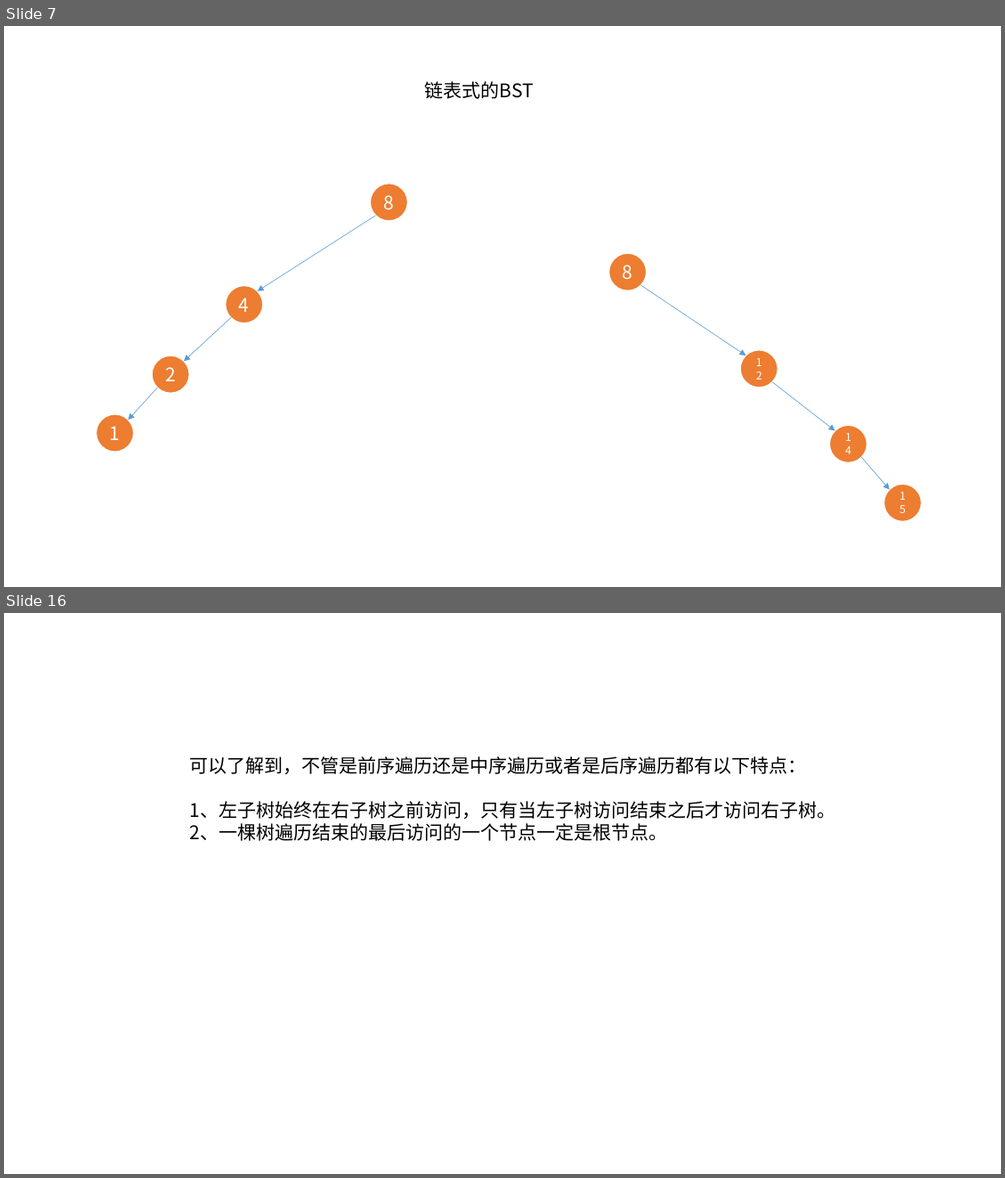
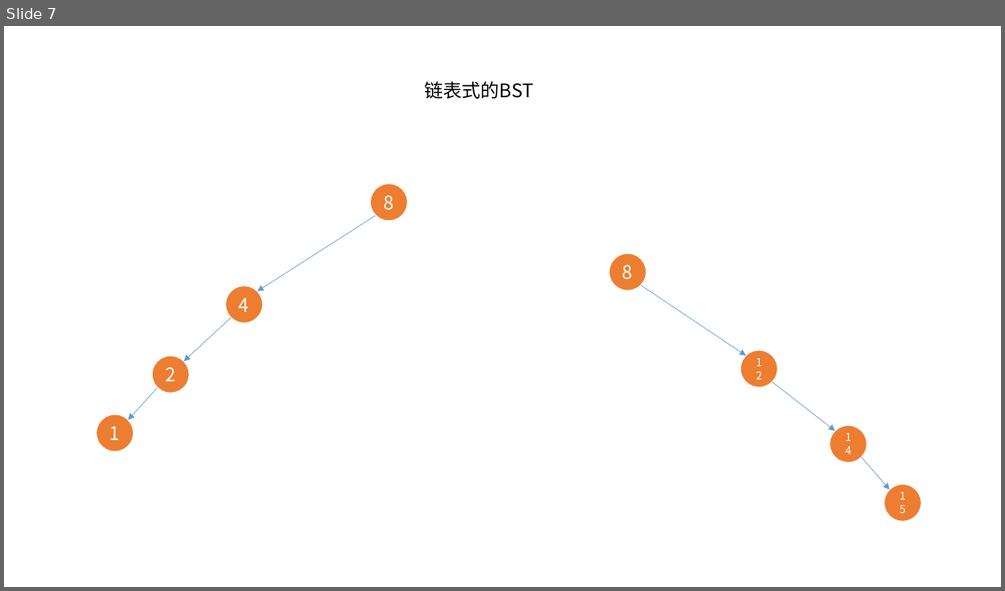
Before and after one commit to xiangming-fang/datastructure_arithmetic, a slide deck: ppt/bst.pptx. Shown one above the other, each under a label of ours: slides 7 and 16 before the commit, slide 7 after it; the slides between them are not shown. The pictures are 1005x1178 and 1005x591 pixels, drawn with LibreOffice and Linux fonts; fonts in the diff are those of the drawing. Boxes give left, top, right and bottom in pixels: in the first picture for what was removed or moved away, otherwise in the second. Text is boxed around its words. In the diff, an @@ line names an element or a change of style, - is before the commit and + after.

Commit message:
中序遍历 -> 右 中 左

```diff
--- a/ppt/bst.pptx
+++ b/ppt/bst.pptx
@@ slide 16 removed at (4,613,1001,1174), background #FFFFFF @@
@@ text removed at (189,756,835,841) @@
-可以了解到，不管是前序遍历还是中序遍历或者是后序遍历都有以下特点：
-1、左子树始终在右子树之前访问，只有当左子树访问结束之后才访问右子树。
-2、一棵树遍历结束的最后访问的一个节点一定是根节点。
```
Also in this commit, not shown: 8 other slides removed, 3 other files.
